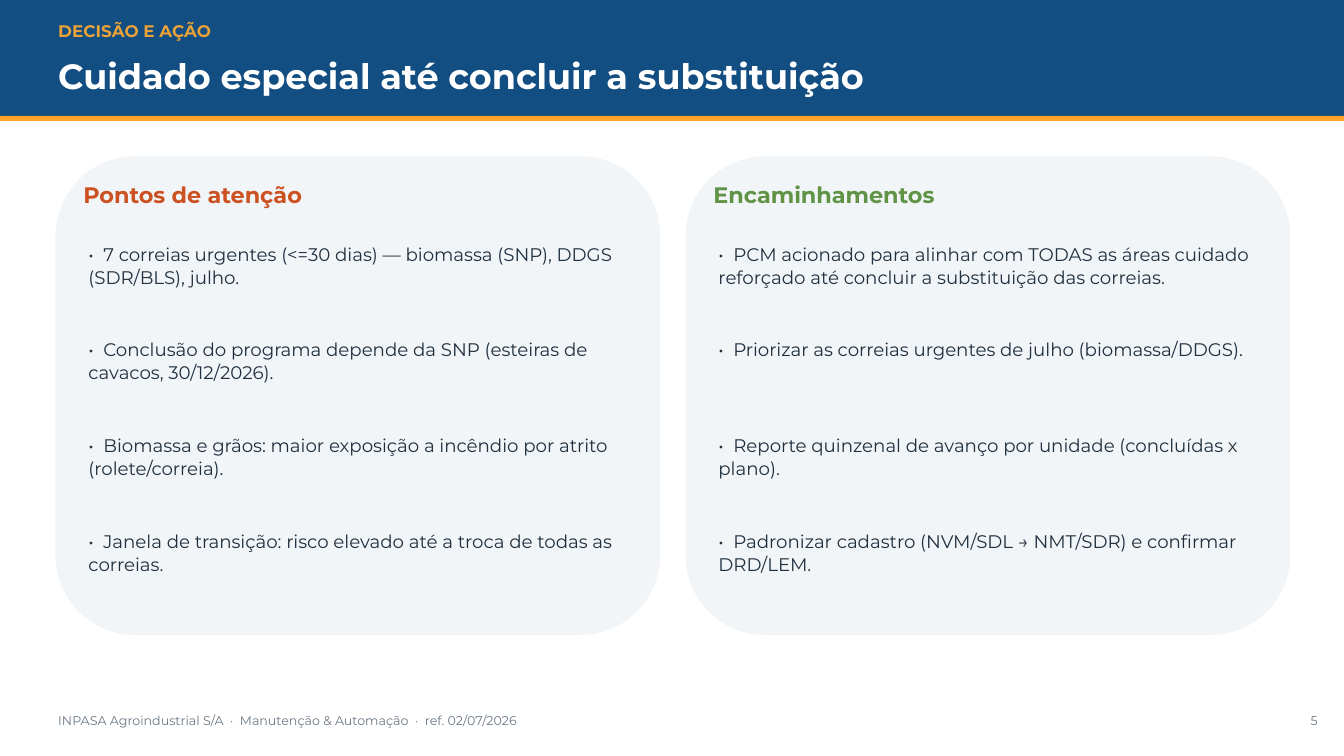
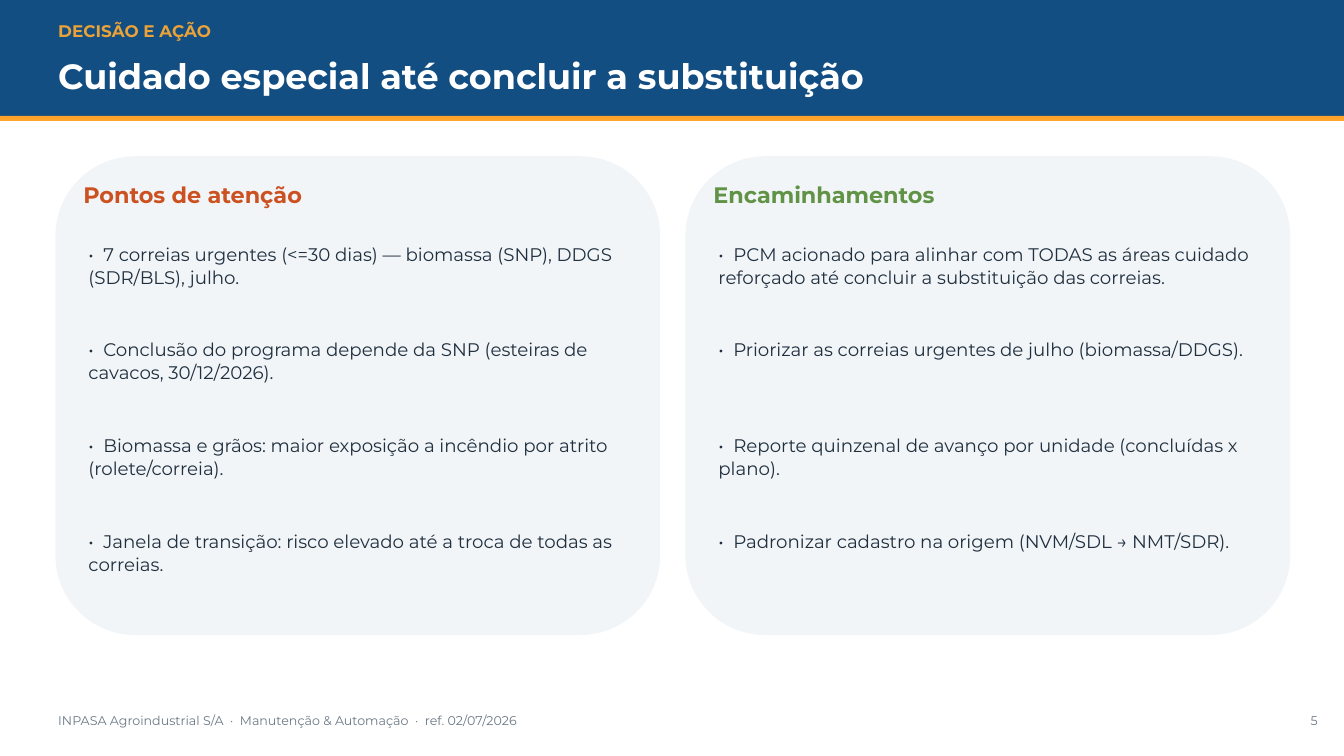
Before and after one commit to ItielGoncalves/ICG2025, a slide deck: slide 5 of plano_seguranca/Apresentacao_Estrategica_Correias_INPASA.pptx. Drawn at 1344x756 pixels with LibreOffice and Linux fonts; fonts in the diff are those of the drawing. Boxes give left, top, right and bottom in pixels: in the first picture for what was removed or moved away, otherwise in the second. Text is boxed around its words. In the diff, an @@ line names an element or a change of style, - is before the commit and + after.

```diff
--- a/plano_seguranca/Apresentacao_Estrategica_Correias_INPASA.pptx
+++ b/plano_seguranca/Apresentacao_Estrategica_Correias_INPASA.pptx
@@ text at bbox=[733, 532, 1229, 552]: text changed @@
-• Padronizar cadastro (NVM/SDL → NMT/SDR) e confirmar DRD/LEM.
+• Padronizar cadastro na origem (NVM/SDL → NMT/SDR).
```
Also in this commit, not shown: 1 other slide changed, 3 other files.
